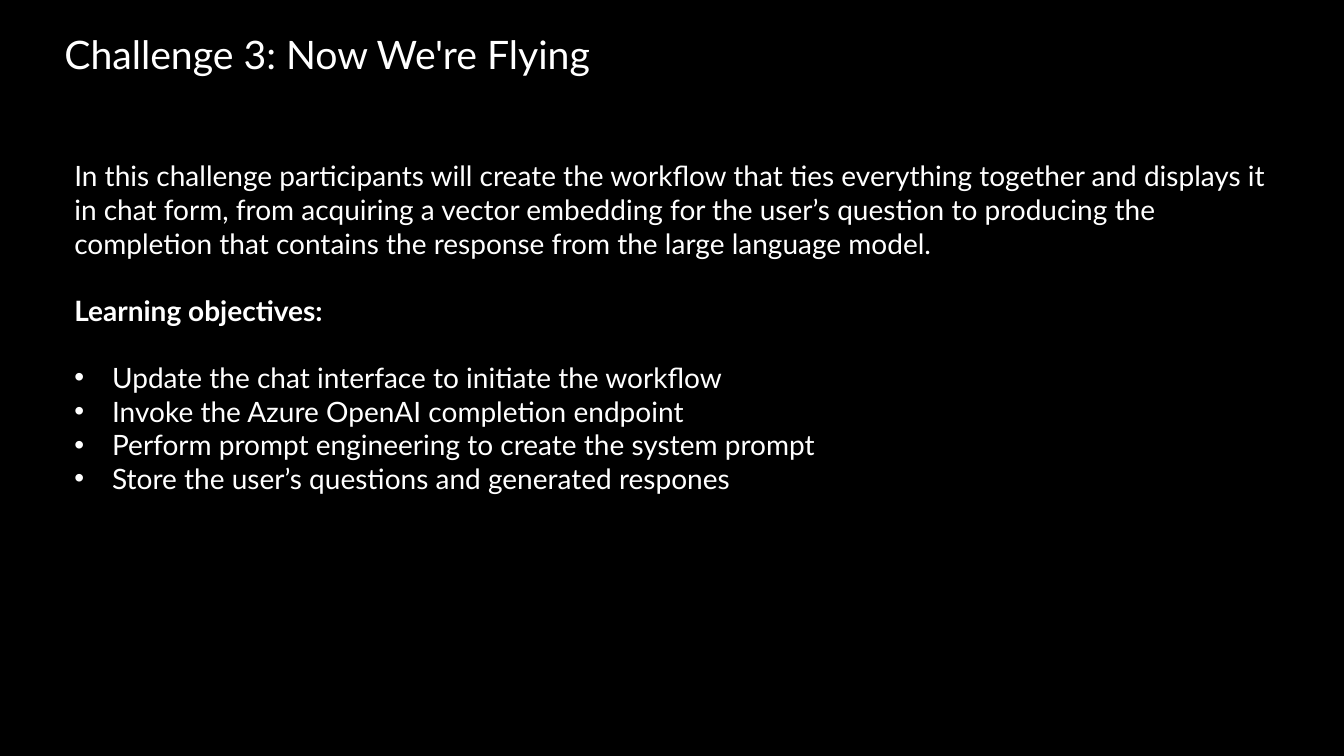
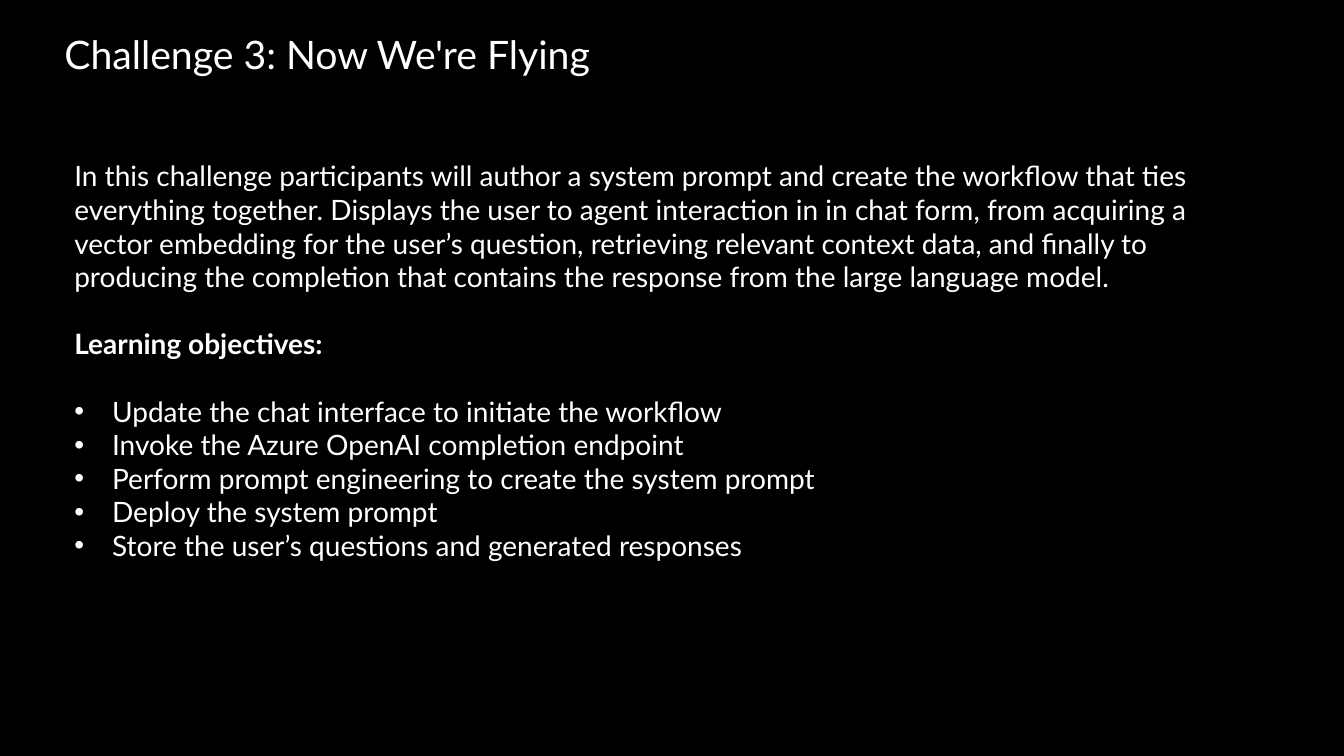
Before and after one commit to Azure/Build-Modern-AI-Apps-Hackathon, a slide deck: slide 15 of OpenAI_Cosmos_DB_Tech_Scenario_Attendee_Coach_Deck.pptx. Drawn at 1344x756 pixels with LibreOffice and Linux fonts; fonts in the diff are those of the drawing; background and template pictures are left out. Boxes give left, top, right and bottom in pixels: in the first picture for what was removed or moved away, otherwise in the second. Text is boxed around its words. In the diff, an @@ line names an element or a change of style, - is before the commit and + after.

```diff
--- a/OpenAI_Cosmos_DB_Tech_Scenario_Attendee_Coach_Deck.pptx
+++ b/OpenAI_Cosmos_DB_Tech_Scenario_Attendee_Coach_Deck.pptx
@@ text at bbox=[74, 165, 1186, 292]: text changed @@
-In this challenge participants will create the workflow that ties everything together and displays it in chat form, from acquiring a vector embedding for the user’s question to producing the completion that contains the response from the large language model.
+In this challenge participants will author a system prompt and create the workflow that ties everything together. Displays the user to agent interaction in in chat form, from acquiring a vector embedding for the user’s question, retrieving relevant context data, and finally to producing the completion that contains the response from the large language model.
@@ text at bbox=[112, 501, 742, 561]: text changed @@
-• Store the user’s questions and generated respones
+• Deploy the system prompt
+• Store the user’s questions and generated responses
```
Also in this commit, not shown: 6 other slides changed, 2 slides removed, 2 other files.
